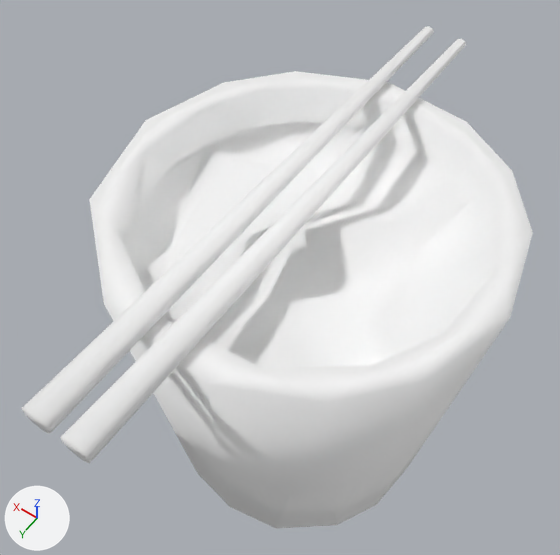
The glTF model glb/noodles.gltf as it was, and as the next commit left it.
Both versions are drawn from a 50 mm camera at (-0.655, 1.03, 1.802) aimed at (0.116, -0.049, 0.107). The lights are fixed; the arrows at lower left show +X, +Y and +Z.
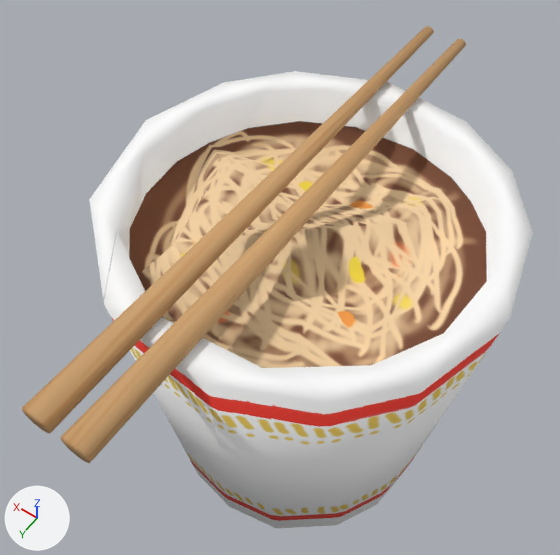
Pixel boxes (x1, y1, x2, y2) of what changed, in the pictures (560 x 555 px):
'Cylinder.002', surface changed (white to beige): (22, 26, 533, 528) in both

Diff of the bpy script that builds the scene:
```diff
--- a/glb/noodles.gltf.py
+++ b/glb/noodles.gltf.py
@@ img_chopsticknoodles @@
+img_chopsticknoodles = load_image('chopsticknoodles', '_unpacked/chopsticknoodles', 1024, 1024, 'sRGB')
@@ mat_material @@
 mat_material = principled_material('Material')
-mat_material.base_color = (1.0, 1.0, 1.0)  # white #ffffff
-mat_material.metallic = 1.0
-mat_material.roughness = 1.0
+mat_material.texture = img_chopsticknoodles
+mat_material.roughness = 0.757
```
